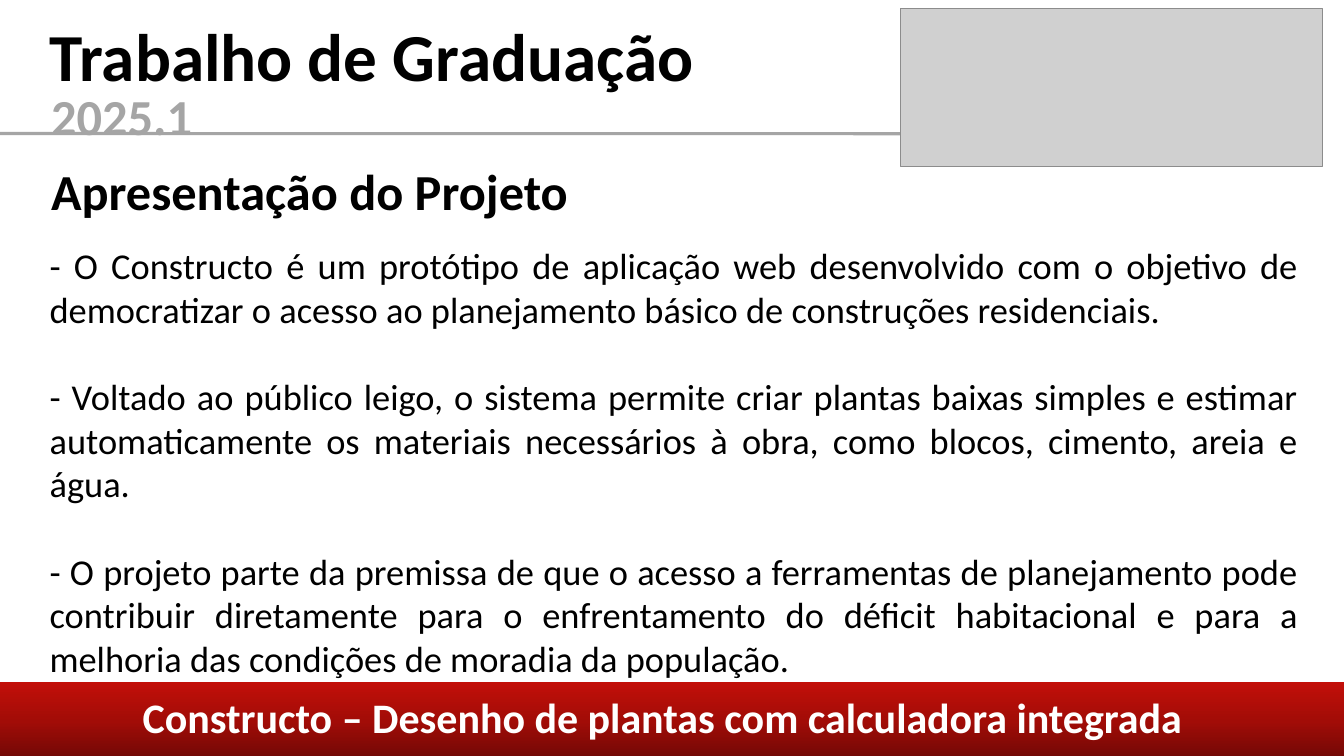
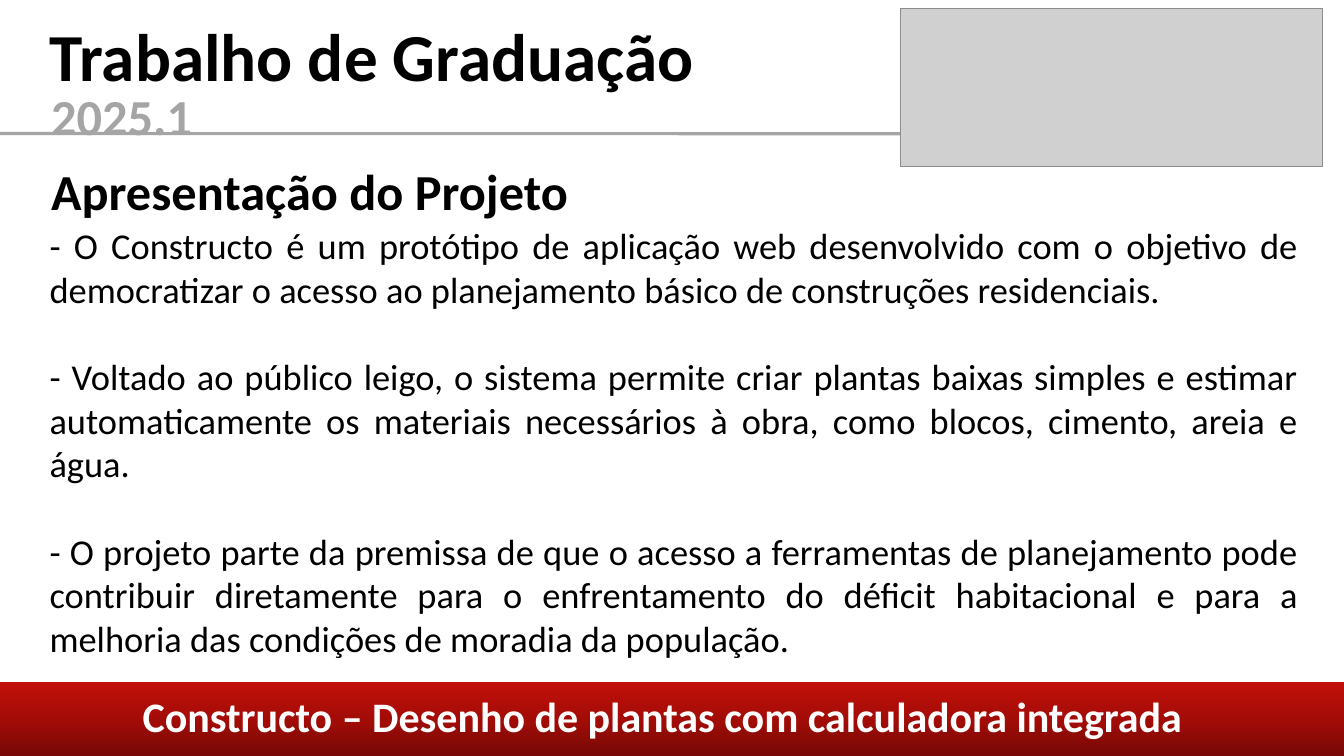
Before and after one commit to caiom4754/Constructo, a slide deck: slide 3 of coisas/Apresentação TG.pptx. Drawn at 1344x756 pixels with LibreOffice and Linux fonts; fonts in the diff are those of the drawing; grey boxes stand for pictures. Boxes give left, top, right and bottom in pixels: in the first picture for what was removed or moved away, otherwise in the second. Text is boxed around its words. In the diff, an @@ line names an element or a change of style, - is before the commit and + after.

```diff
--- a/coisas/Apresentação TG.pptx
+++ b/coisas/Apresentação TG.pptx
@@ text "- O Constructo é um ..." moved from (x1=50, y1=253, x2=1298, y2=673) to (x1=50, y1=233, x2=1298, y2=653) @@
```
Also in this commit, not shown: 3 other slides changed, 1 other file.
